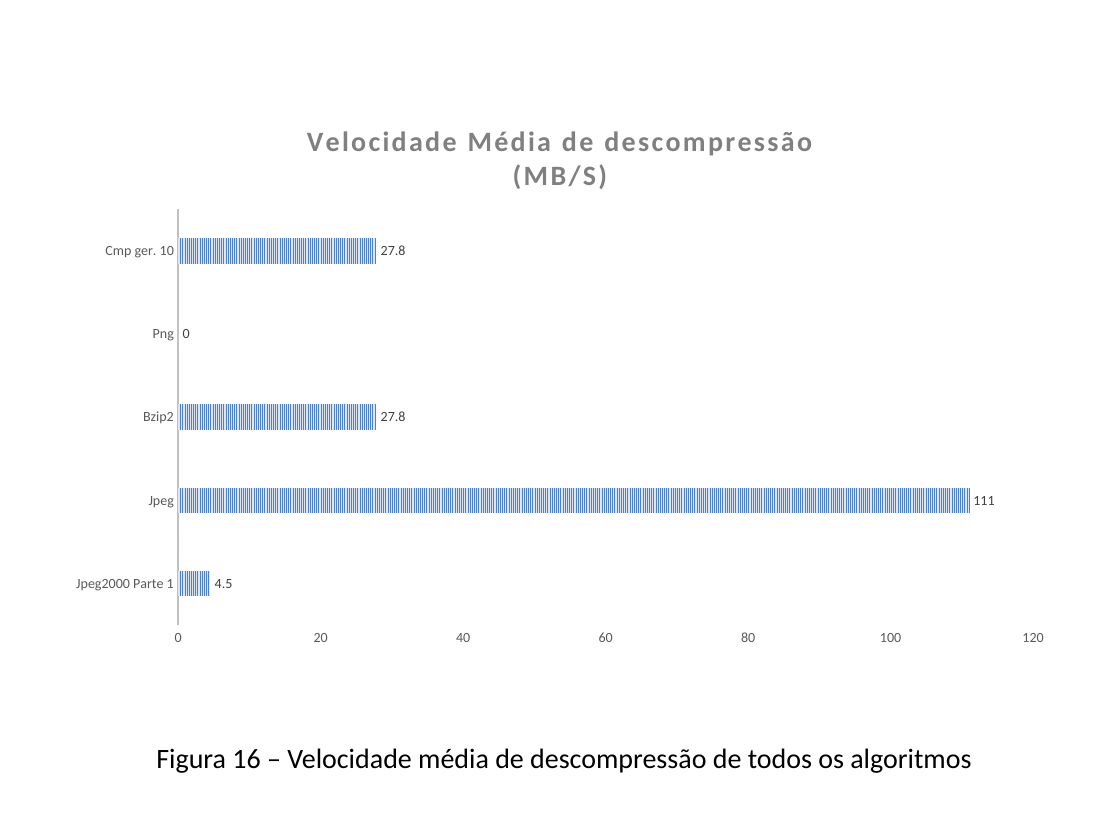
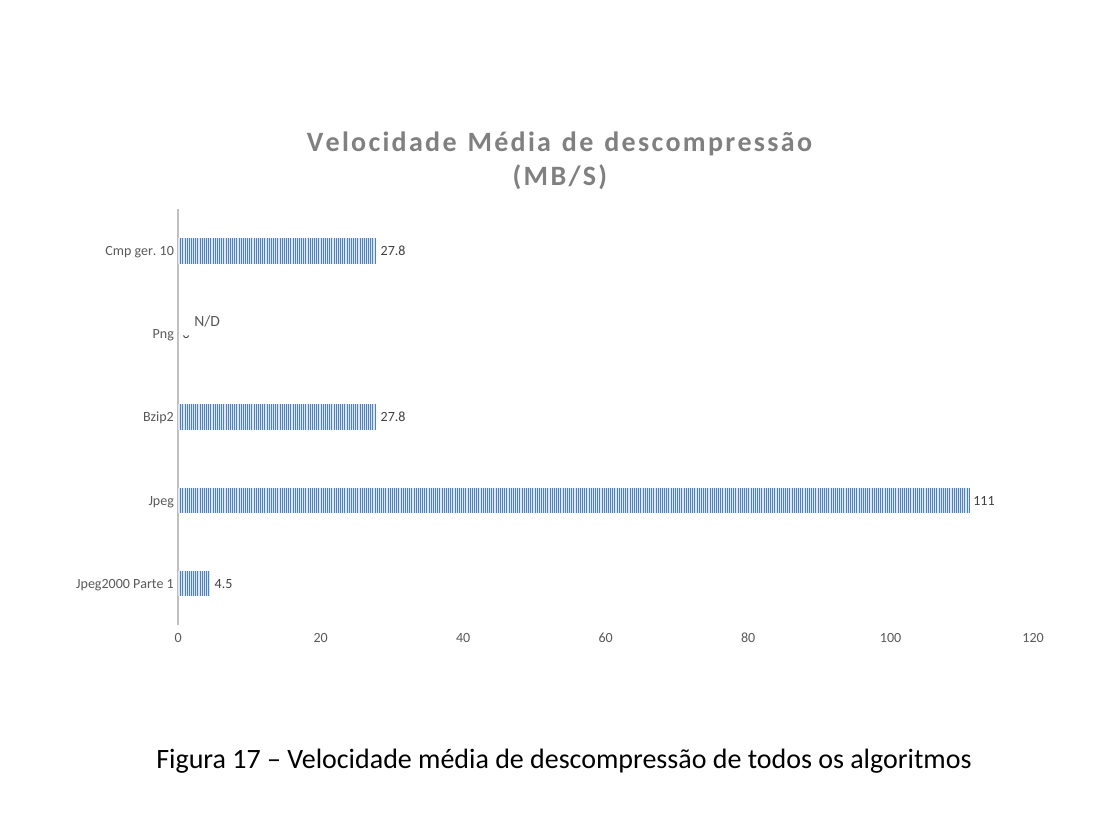
Before and after one commit to smartlord7/EntropicCompressor, a slide deck: slide 19 of research/report/Apresentação.pptx. Drawn at 1120x840 pixels with LibreOffice and Linux fonts; fonts in the diff are those of the drawing. Boxes give left, top, right and bottom in pixels: in the first picture for what was removed or moved away, otherwise in the second. Text is boxed around its words. In the diff, an @@ line names an element or a change of style, - is before the commit and + after.

```diff
--- a/research/report/Apresentação.pptx
+++ b/research/report/Apresentação.pptx
@@ bar chart at (56,103,1064,657) @@
@@ title "Velocidade Média de descompressão (MB/S)" to "Velocidade Média de descompressão (MB/S) " @@
@@ text added at (194,315,220,327), 10 pt, text #595959 @@
+N/D
@@ text at (156,748,971,773): text changed @@
-Figura 16 – Velocidade média de descompressão de todos os algoritmos
+Figura 17 – Velocidade média de descompressão de todos os algoritmos
```
Also in this commit, not shown: 6 other slides changed.
